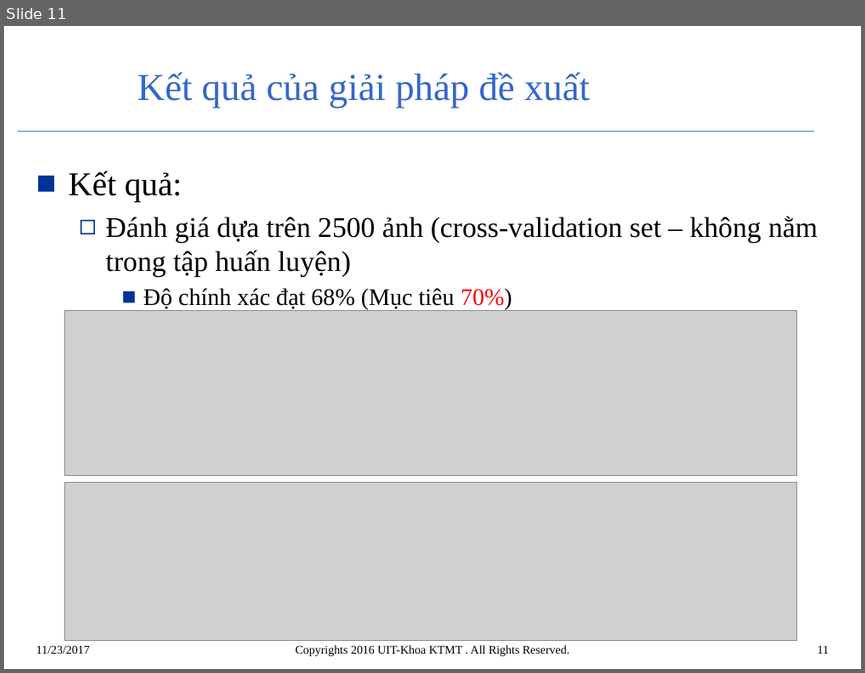
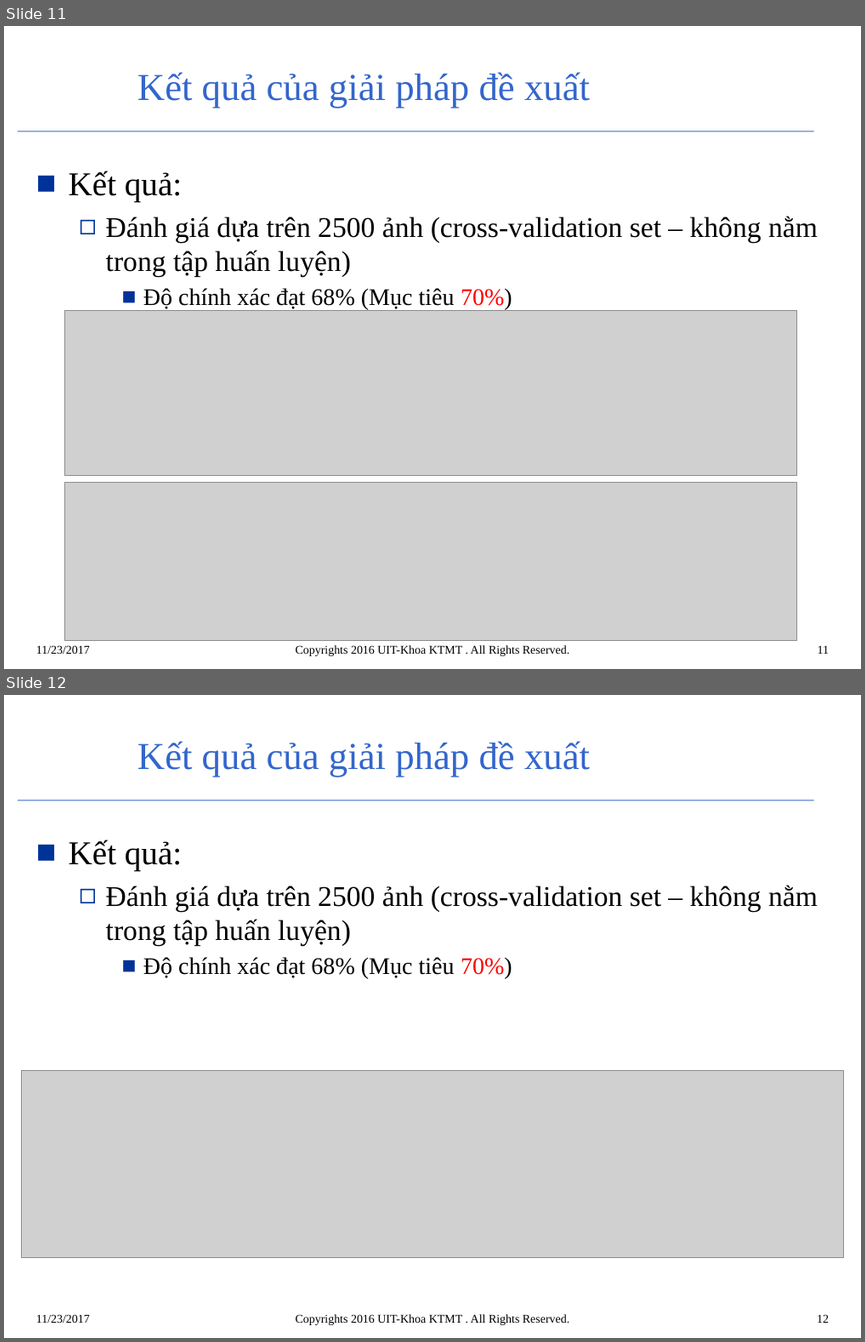
Before and after one commit to Huyvu7495/diabetic-retinopathy-deep-learning, a slide deck: paper/Mau_BaoCao_LVTN_Trinhbay.pptx. Shown one above the other, each under a label of ours: slide 11 before the commit, slides 11 and 12 after it. The pictures are 865x673 and 865x1342 pixels, drawn with LibreOffice and Linux fonts; fonts in the diff are those of the drawing; grey boxes stand for pictures; background and template pictures are left out. Boxes give left, top, right and bottom in pixels: in the first picture for what was removed or moved away, otherwise in the second. Text is boxed around its words. In the diff, an @@ line names an element or a change of style, - is before the commit and + after.

Commit message:
add log

```diff
--- a/paper/Mau_BaoCao_LVTN_Trinhbay.pptx
+++ b/paper/Mau_BaoCao_LVTN_Trinhbay.pptx
@@ slide 12 added at bbox=[4, 695, 861, 1338], background #FFFFFF; not listed: 2 template elements that a slide beside it also shows @@
@@ title added at bbox=[137, 741, 590, 777], 32 pt, text #3366CC @@
+Kết quả của giải pháp đề xuất
@@ text added at bbox=[69, 839, 817, 979], 24 pt, text #000000 @@
+■ Kết quả:
+  ◻ Đánh giá dựa trên 2500 ảnh (cross-validation set – không nằm trong tập huấn luyện)
+    ■ Độ chính xác đạt 68% (Mục tiêu 70%)
@@ picture added at bbox=[21, 1071, 843, 1258] @@
@@ text added at bbox=[36, 1314, 90, 1322], 10 pt, text #000000 @@
+11/23/2017
@@ text added at bbox=[296, 1314, 569, 1325], 10 pt, text #000000 @@
+Copyrights 2016 UIT-Khoa KTMT . All Rights Reserved.
@@ page number added at bbox=[817, 1314, 828, 1322], 10 pt, text #000000 @@
+12
```
